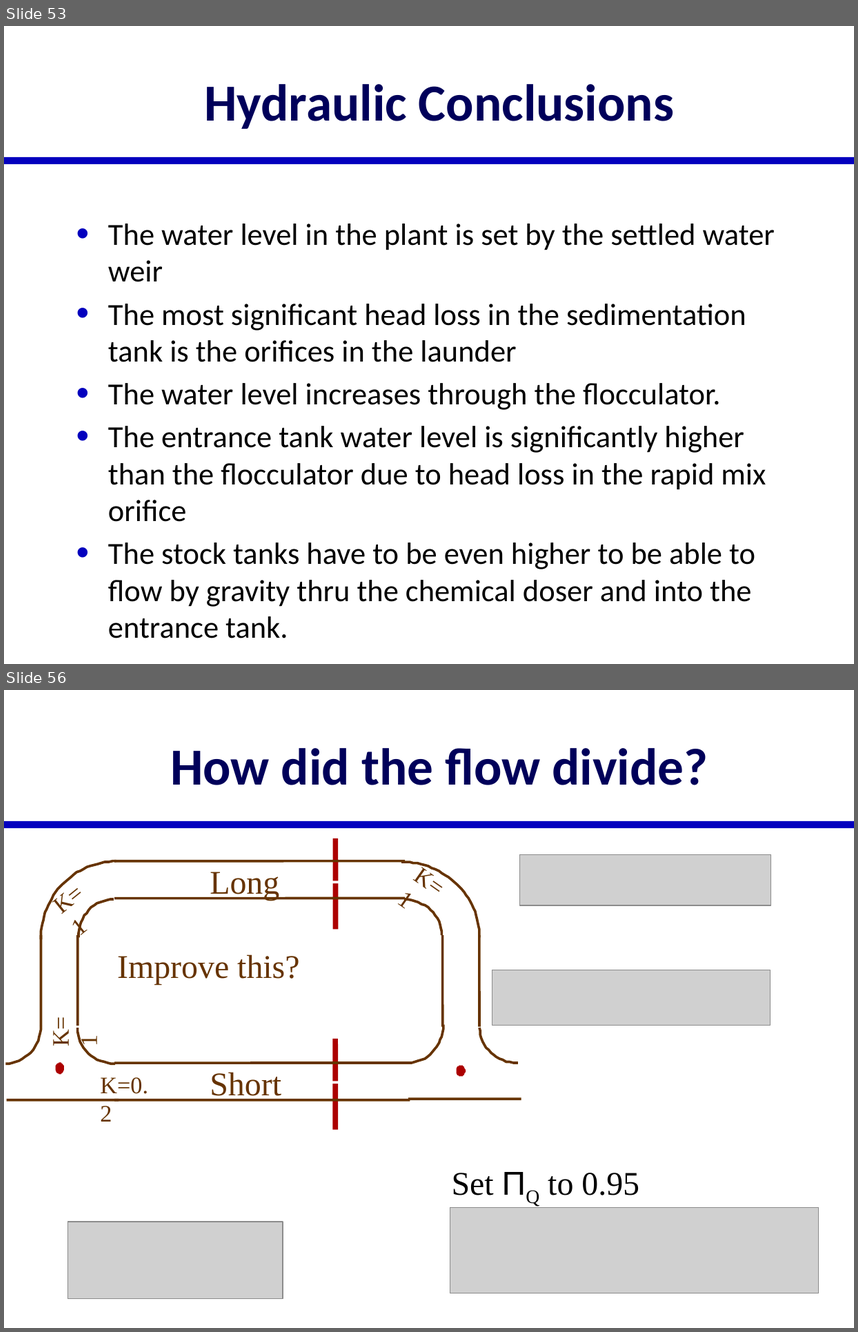
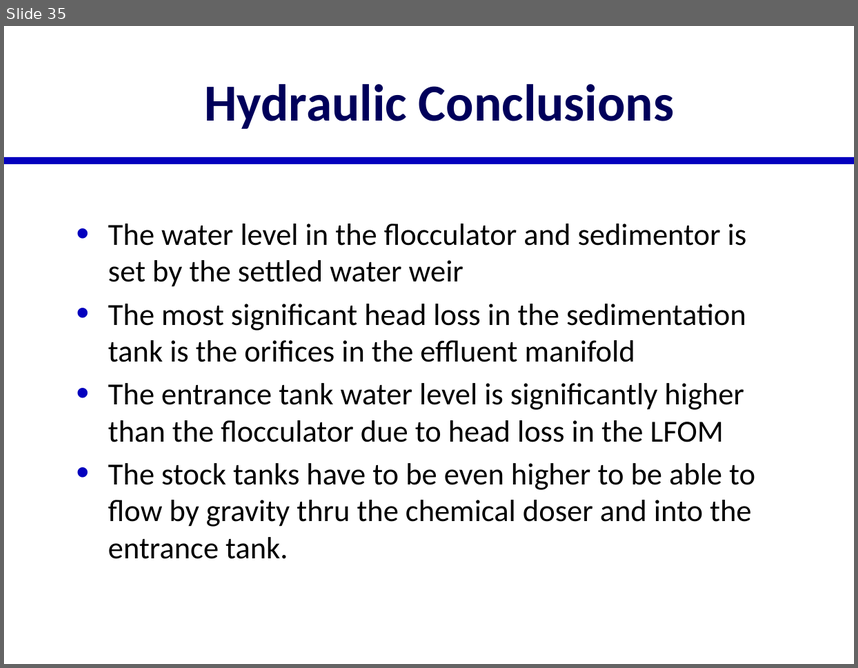
Before and after one commit to AguaClara/SWOT, a slide deck: Lectures/In Class/Manifolds.pptx. Shown one above the other, each under a label of ours: slides 53 and 56 before the commit, slide 35 after it; the slides between them are not shown. The pictures are 858x1332 and 858x668 pixels, drawn with LibreOffice and Linux fonts; fonts in the diff are those of the drawing; grey boxes stand for pictures. Boxes give left, top, right and bottom in pixels: in the first picture for what was removed or moved away, otherwise in the second. Text is boxed around its words. In the diff, an @@ line names an element or a change of style, - is before the commit and + after.

```diff
--- a/Lectures/In Class/Manifolds.pptx
+++ b/Lectures/In Class/Manifolds.pptx
@@ slide 56 removed at [4, 690, 854, 1328], background #FFFFFF; not listed: 1 template element that a slide beside it also shows @@
@@ title removed at [170, 748, 708, 785] @@
-How did the flow divide?
@@ line removed from (335, 838) to (335, 929) @@
@@ picture removed at [520, 855, 771, 906] @@
@@ line removed from (316, 882) to (352, 882) @@
@@ text removed at [117, 954, 299, 985] @@
-Improve this?
@@ picture removed at [492, 969, 770, 1025] @@
@@ line removed from (335, 1038) to (335, 1130) @@
@@ line removed from (316, 1082) to (352, 1082) @@
@@ group removed at [5, 861, 522, 1121]: 12 freeform shapes, 10 lines, 6 texts @@
-Long
-Short
-K=1
-K=1
-K=1
-K=0.2
@@ text removed at [452, 1172, 639, 1195] @@
-Set ΠQ to 0.95
@@ picture removed at [450, 1207, 818, 1292] @@
@@ picture removed at [67, 1221, 283, 1299] @@
@@ what was slide 53 is now slide 35 @@
@@ slide 35 changed as well @@
@@ text at [108, 223, 747, 442]: text changed @@
-• The water level in the plant is set by the settled water weir
-• The most significant head loss in the sedimentation tank is the orifices in the launder
-• The water level increases through the flocculator.
-• The entrance tank water level is significantly higher than the flocculator due to head loss in the rapid mix orifice
+• The water level in the flocculator and sedimentor is set by the settled water weir
+• The most significant head loss in the sedimentation tank is the orifices in the effluent manifold
+• The entrance tank water level is significantly higher than the flocculator due to head loss in the LFOM
```
Also in this commit, not shown: 1 other slide changed, 22 other slides removed.
